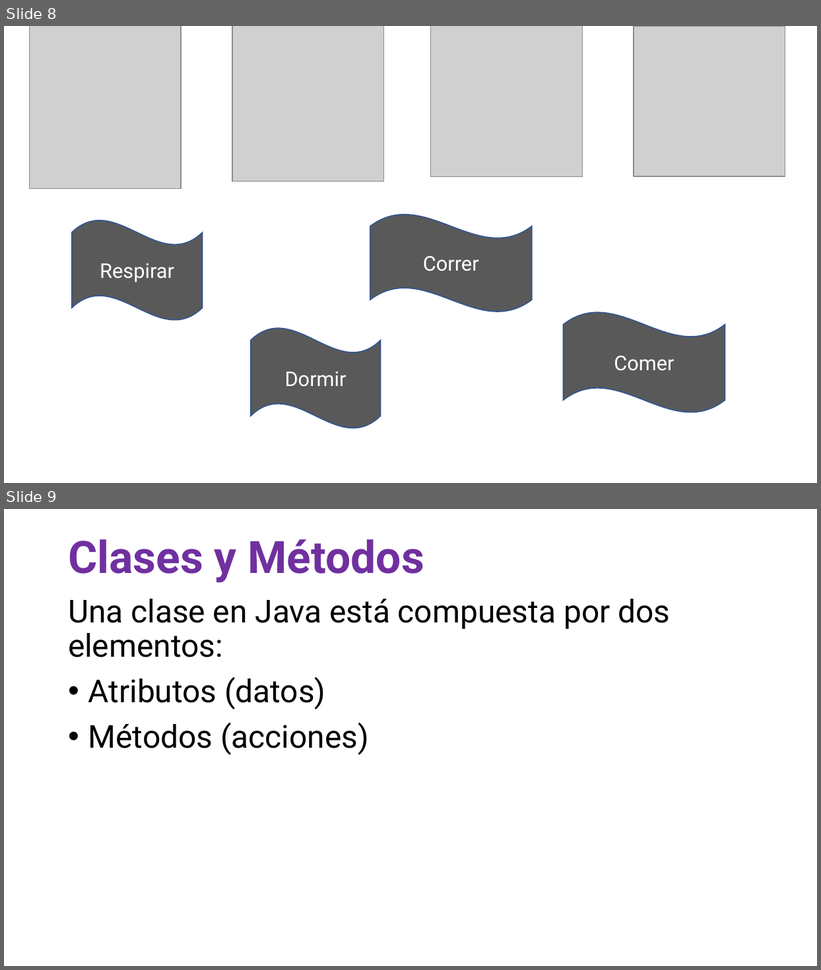
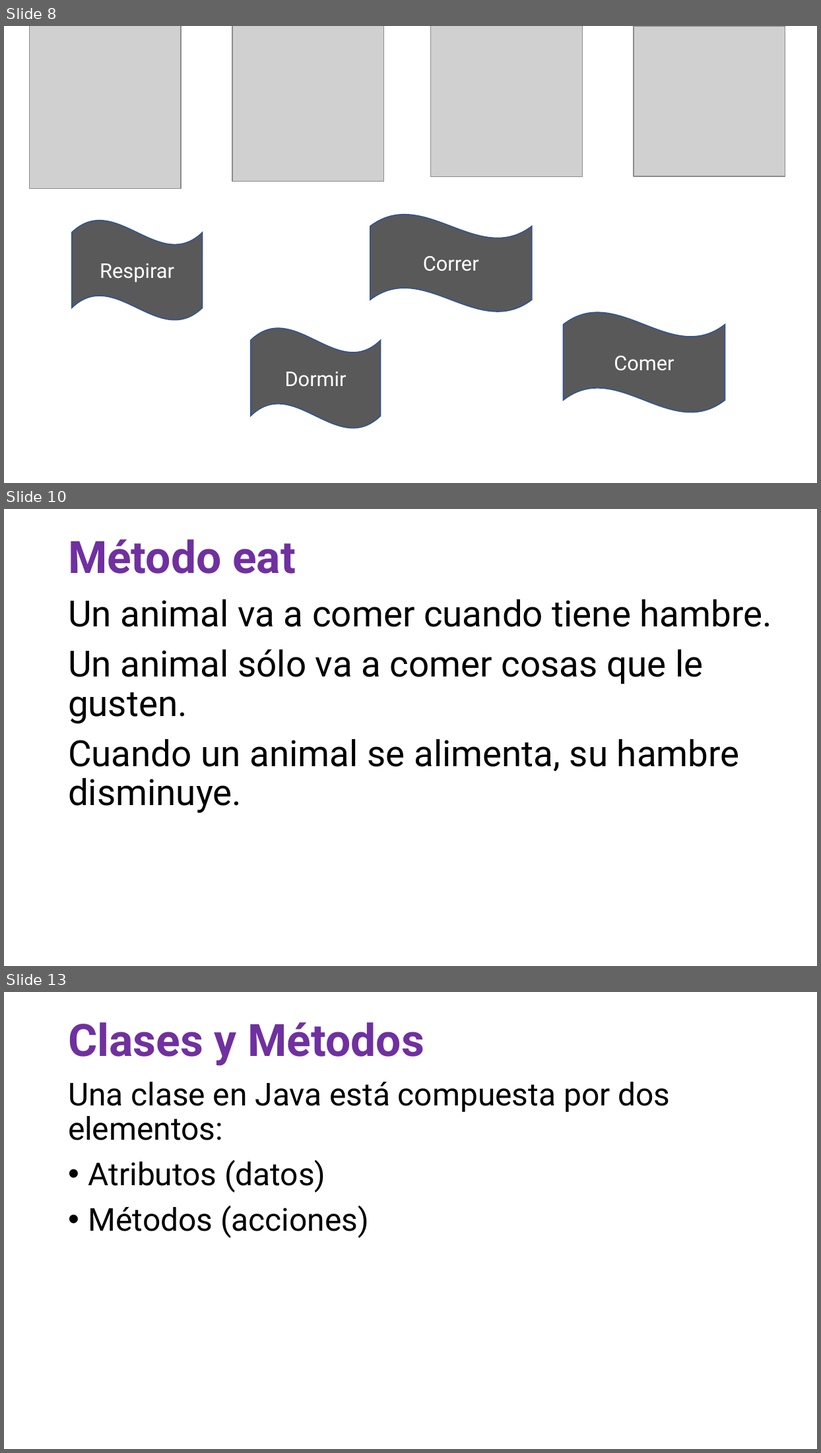
Before and after one commit to OMardil/INFO2, a slide deck: MOD03_Introduccion_a_OOP/01 Presentacion/INFO2_MOD03-Introduccion_a_OOP.pptx. Shown one above the other, each under a label of ours: slides 8 and 9 before the commit, slides 8, 10 and 13 after it; the slides between them are not shown. The pictures are 821x970 and 821x1453 pixels, drawn with LibreOffice and Linux fonts; fonts in the diff are those of the drawing; grey boxes stand for pictures. Boxes give left, top, right and bottom in pixels: in the first picture for what was removed or moved away, otherwise in the second. Text is boxed around its words. In the diff, an @@ line names an element or a change of style, - is before the commit and + after.

```diff
--- a/MOD03_Introduccion_a_OOP/01 Presentacion/INFO2_MOD03-Introduccion_a_OOP.pptx
+++ b/MOD03_Introduccion_a_OOP/01 Presentacion/INFO2_MOD03-Introduccion_a_OOP.pptx
@@ slide 10 added at (4, 509, 817, 966), background #FFFFFF @@
@@ title added at (68, 539, 296, 574), 39.6 pt, text #7030A0, bold @@
+Método eat
@@ text added at (68, 599, 772, 813), 32 pt, text #000000 @@
+Un animal va a comer cuando tiene hambre.
+Un animal sólo va a comer cosas que le gusten.
+Cuando un animal se alimenta, su hambre disminuye.
@@ what was slide 9 is now slide 13 @@
```
Also in this commit, not shown: 5 slides changed, 3 other slides added, 10 other files.
